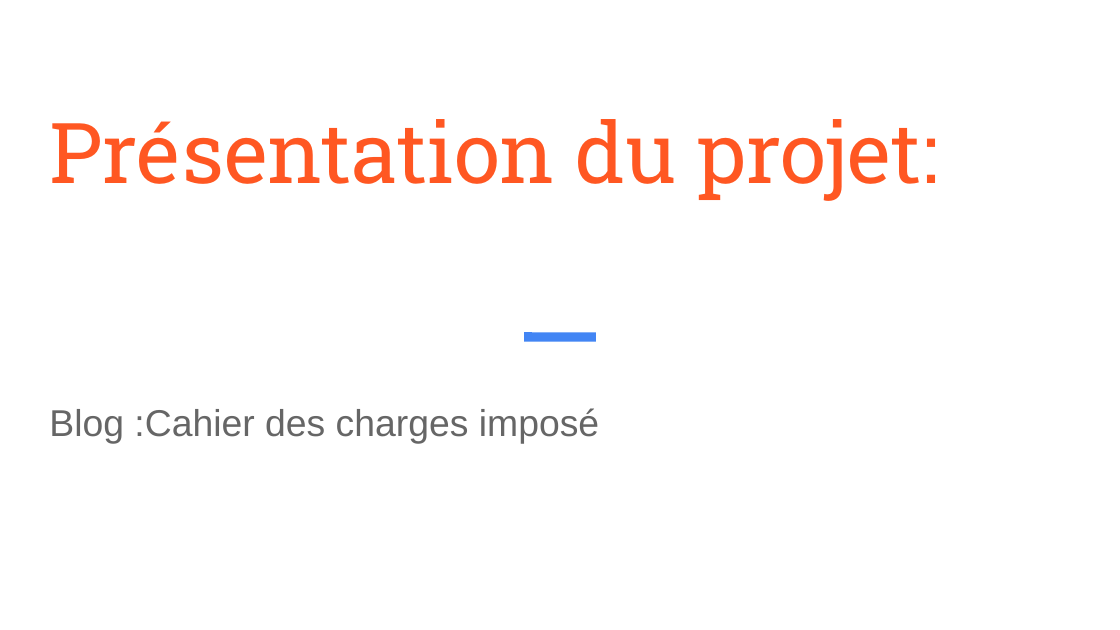
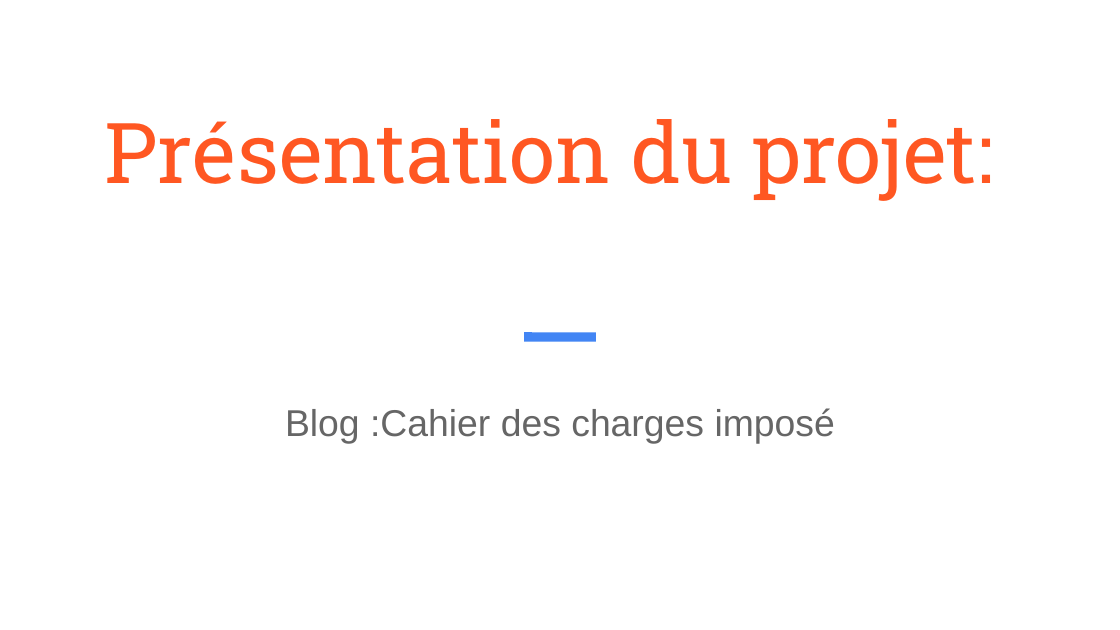
Before and after one commit to Audrey88/blog, a slide deck: slide 1 of présentation/Présentation.odp. Drawn at 1120x630 pixels with LibreOffice and Linux fonts; fonts in the diff are those of the drawing. Boxes give left, top, right and bottom in pixels: in the first picture for what was removed or moved away, otherwise in the second. Text is boxed around its words. In the diff, an @@ line names an element or a change of style, - is before the commit and + after.

```diff
--- a/présentation/Présentation.odp
+++ b/présentation/Présentation.odp
@@ title "Présentation du projet:" at [105, 119, 994, 201]: alignment left to centre @@
@@ subtitle "Blog :Cahier des charges imposé" at [285, 408, 835, 444]: alignment left to centre @@
```
Also in this commit, not shown: 1 other slide changed.
